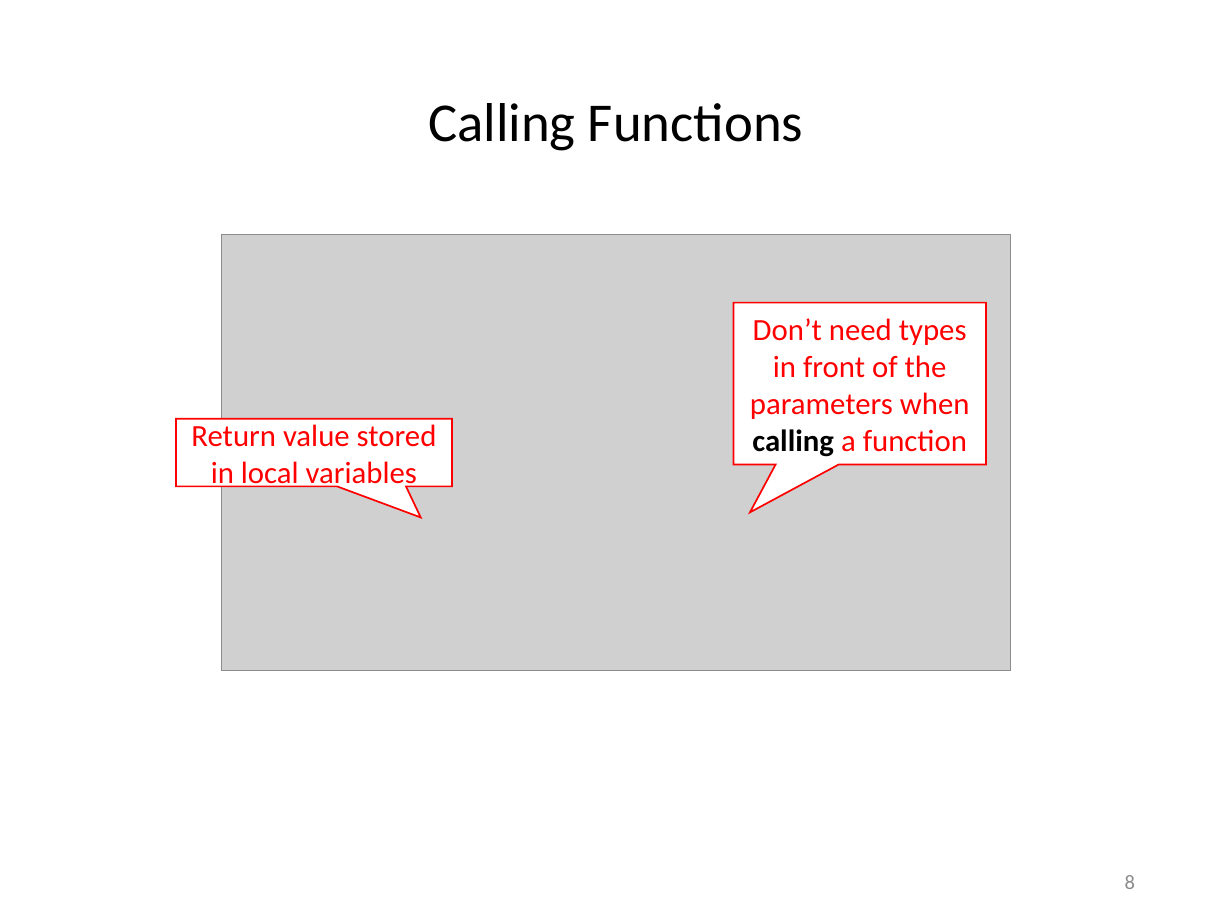
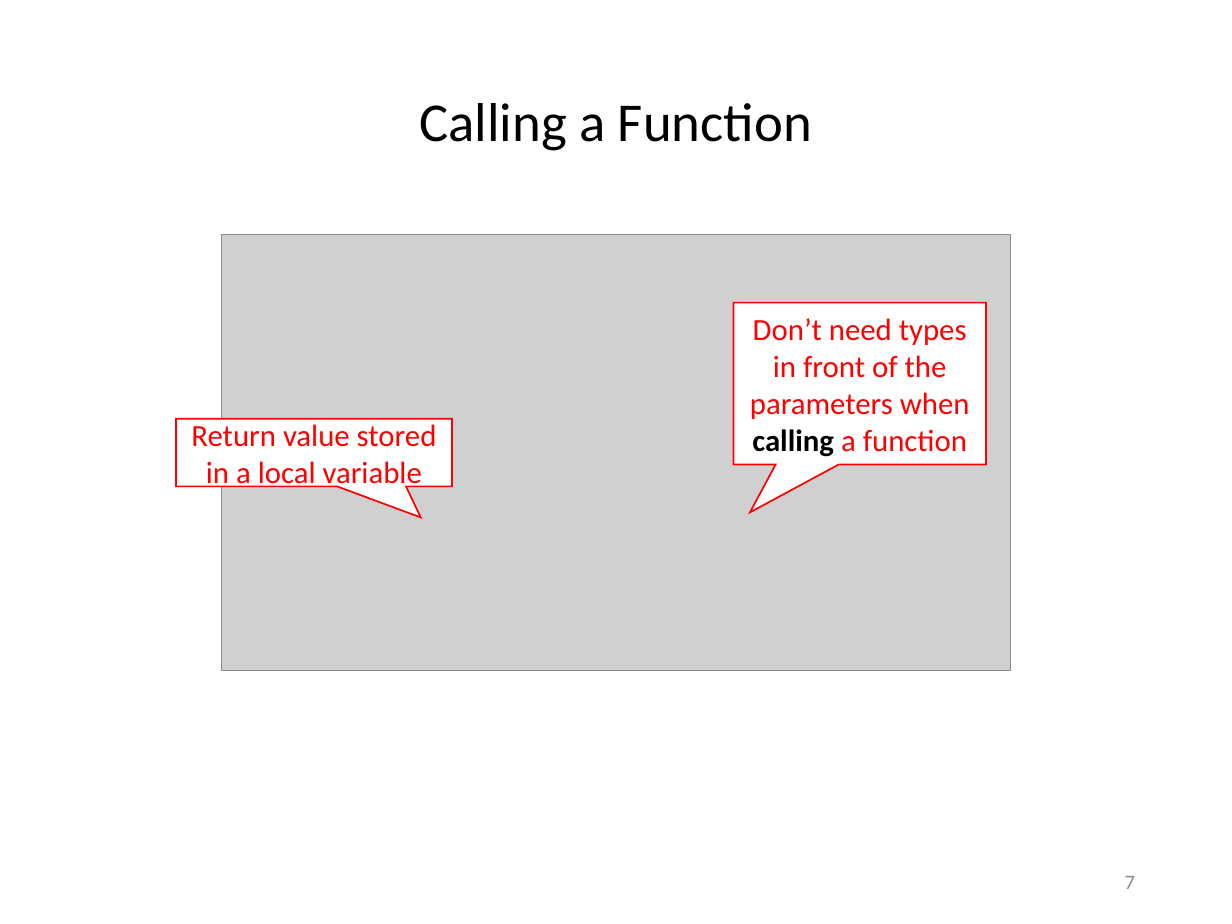
Before and after one commit to dbiersach/scicomp301-cpp-linux, a slide deck: slide 7 of session06/Session 06 - Statistics, Euler Line.pptx (slide 8 before the commit). Drawn at 1232x924 pixels with LibreOffice and Linux fonts; fonts in the diff are those of the drawing; grey boxes stand for pictures. Boxes give left, top, right and bottom in pixels: in the first picture for what was removed or moved away, otherwise in the second. Text is boxed around its words. In the diff, an @@ line names an element or a change of style, - is before the commit and + after.

```diff
--- a/session06/Session 06 - Statistics, Euler Line.pptx
+++ b/session06/Session 06 - Statistics, Euler Line.pptx
@@ title at [419,103,812,151]: text changed @@
-Calling Functions
+Calling a Function
@@ text in speech box at [191,424,437,491]: text changed @@
-Return value stored in local variables
+Return value stored in a local variable
@@ page number at [1125,876,1135,889]: text changed @@
-8
+7
```
Also in this commit, not shown: 16 other slides changed, 4 slides added, 1 slide removed, 1 other file.
